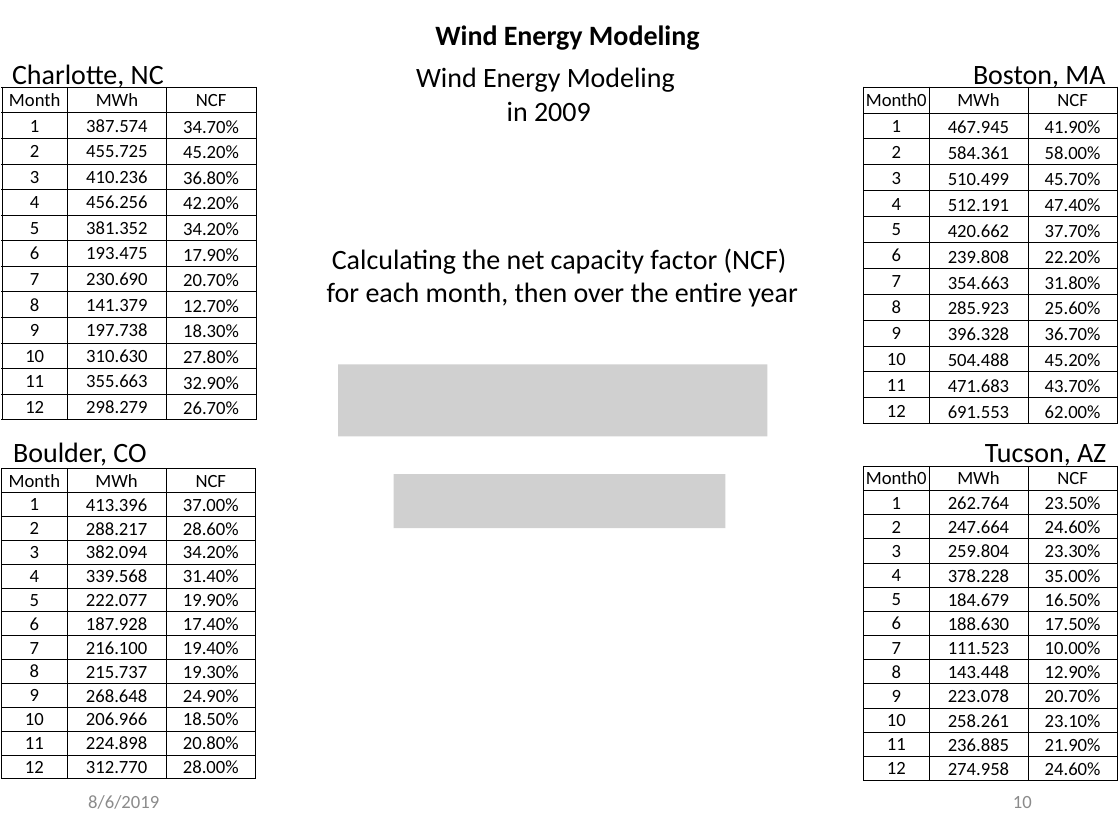
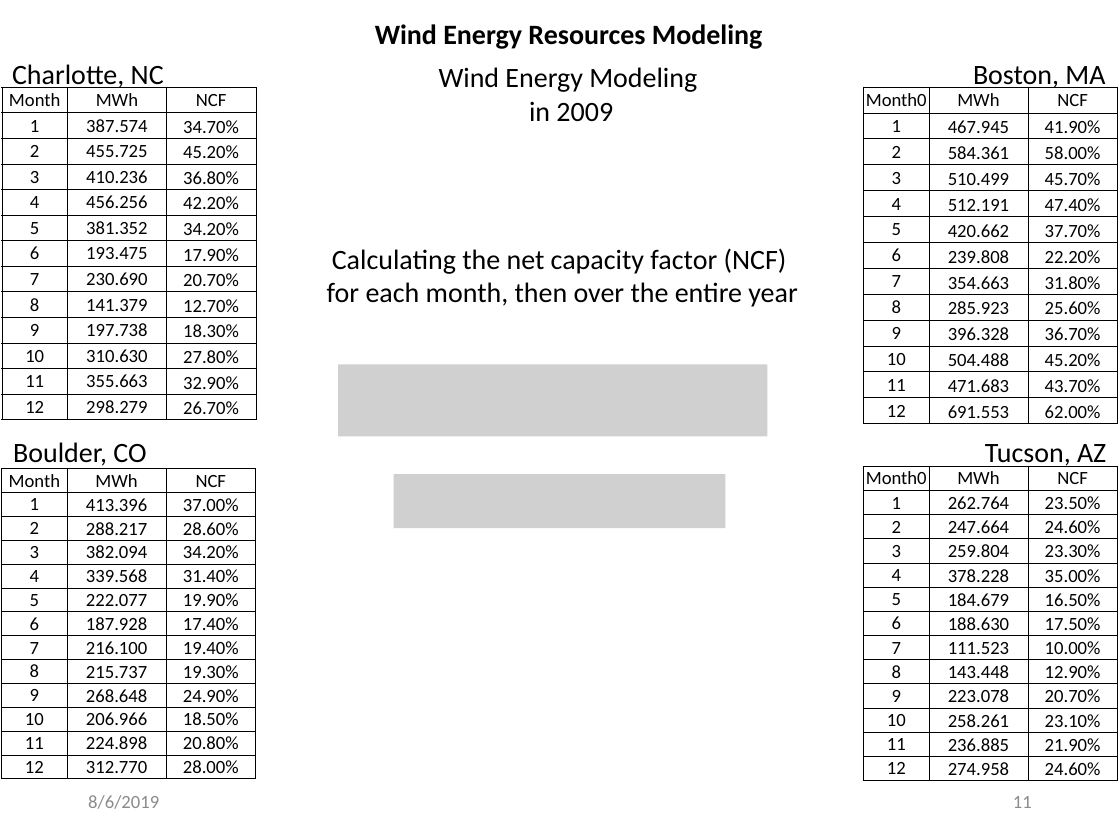
Before and after one commit to MohamedAbuella/Ascend-Analyticis-docs, a slide deck: slide 11 of +Presentation for Ascend_Analytics/Wind_Solar_Energy_Modeling_Analysis.pptx (slide 10 before the commit). Drawn at 1120x840 pixels with LibreOffice and Linux fonts; fonts in the diff are those of the drawing; grey boxes stand for pictures. Boxes give left, top, right and bottom in pixels: in the first picture for what was removed or moved away, otherwise in the second. Text is boxed around its words. In the diff, an @@ line names an element or a change of style, - is before the commit and + after.

Commit message:
wind_solar_modeling

```diff
--- a/+Presentation for Ascend_Analytics/Wind_Solar_Energy_Modeling_Analysis.pptx
+++ b/+Presentation for Ascend_Analytics/Wind_Solar_Energy_Modeling_Analysis.pptx
@@ text at (375,24,763,49): text changed @@
-Wind Energy Modeling
+Wind Energy Resources Modeling
@@ text "Wind Energy Modeling": place and size @@
-text "Wind Energy Modeling" at (416,67,675,121)
+text "Wind Energy Modeling" at (439,67,697,122)
@@ page number at (1013,796,1032,808): text changed @@
-10
+11
```
Also in this commit, not shown: 19 other slides changed, 1 slide added, 3 other files.
